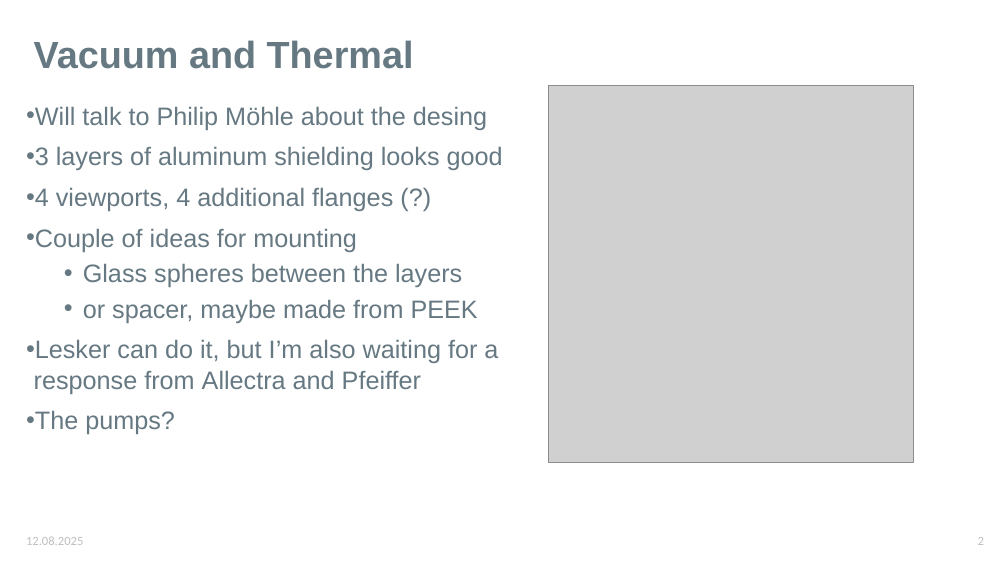
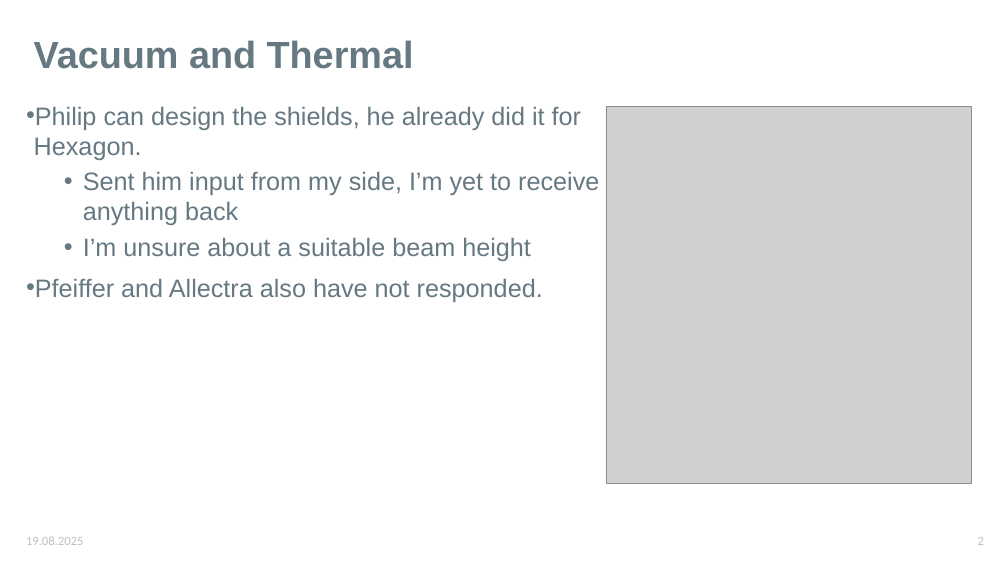
Before and after one commit to karinkruuse/Esitlused, a slide deck: slide 2 of summer updates.pptx. Drawn at 1008x567 pixels with LibreOffice and Linux fonts; fonts in the diff are those of the drawing; grey boxes stand for pictures. Boxes give left, top, right and bottom in pixels: in the first picture for what was removed or moved away, otherwise in the second. Text is boxed around its words. In the diff, an @@ line names an element or a change of style, - is before the commit and + after.

```diff
--- a/summer updates.pptx
+++ b/summer updates.pptx
@@ text at (x1=26, y1=106, x2=599, y2=302): text changed @@
-• Will talk to Philip Möhle about the desing
-• 3 layers of aluminum shielding looks good
-• 4 viewports, 4 additional flanges (?)
-• Couple of ideas for mounting
-  • Glass spheres between the layers
-  • or spacer, maybe made from PEEK
-• Lesker can do it, but I’m also waiting for a response from Allectra and Pfeiffer
-• The pumps?
+• Philip can design the shields, he already did it for Hexagon.
+  • Sent him input from my side, I’m yet to receive anything back
+  • I’m unsure about a suitable beam height
+• Pfeiffer and Allectra also have not responded.
@@ picture moved from (x1=548, y1=85, x2=913, y2=462) to (x1=606, y1=106, x2=972, y2=483) @@
```
Also in this commit, not shown: 2 other slides changed, 1 slide added, 7 slides removed.
